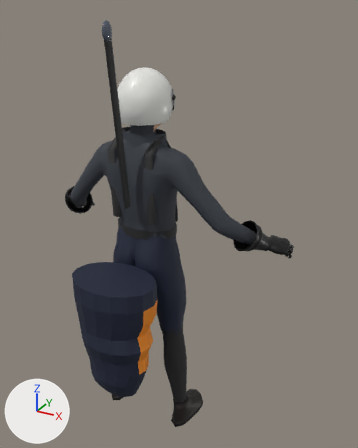
The Blender file assets/source/pilot.blend, before and after one commit.
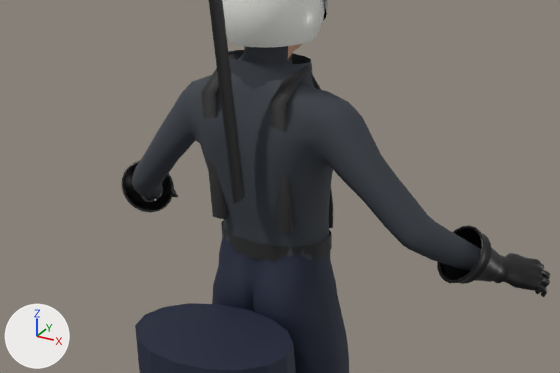
There are two pictures of each version: one whole from a camera (50 mm lens) standing at (1.182, -1.597, 0.056) and looking at (0.14, 0.298, -0.891), one close up on the part from 0% to 83% of the width and 22% to 67% of the height. Arrows for +X, +Y and +Z are at lower left; the lights stay in place. The last two pictures show the newer version.

Objects in the first close-up: 'Helmet', 'PilotBody'.
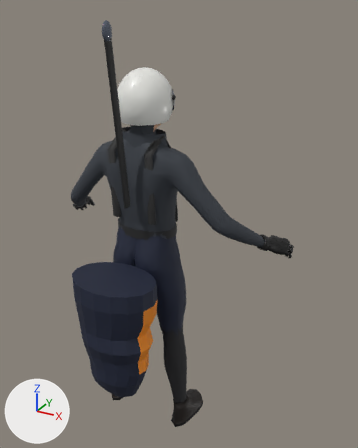
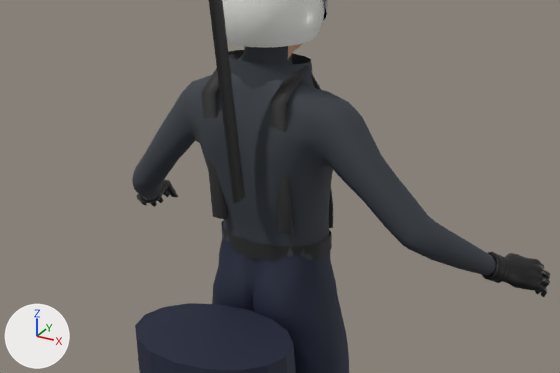
Edits to the bpy script that builds the scene:
```text
Add mat_jacketsleeve:
    mat_jacketsleeve = principled_material('JacketSleeve')
    mat_jacketsleeve.base_color = (0.0397, 0.047, 0.0593)  # dark grey #383d45
    mat_jacketsleeve.roughness = 0.8
Change me_pilotbody:
    used by ob_pilotbody; location = (0.0, 0.0, 0.0)
    remove me_pilotbody.from_pydata(...)  # 5544 vertices, 7622 faces; spans x -0.65..0.65, y -0.2..0.54, z -2.0..0.01
    add me_pilotbody.from_pydata(...)  # 5144 vertices, 7226 faces; spans x -0.65..0.65, y -0.2..0.54, z -2.0..0.01
    me_pilotbody part 1: 33 vertices moved from x 0.48..0.56, y 0.33..0.41, z -0.97..-0.89 to x 0.5..0.56, y 0.36..0.41, z -0.96..-0.9; 246 vertices removed from x 0.41..0.56, y 0.26..0.41, z -0.97..-0.82; 46 vertices added at x 0.5..0.56, y 0.36..0.42, z -0.97..-0.9
    me_pilotbody part 2: 66 vertices moved from x -0.56..-0.46, y 0.32..0.41, z -0.97..-0.87 to x -0.56..-0.5, y 0.36..0.41, z -0.96..-0.9; 211 vertices removed from x -0.56..-0.41, y 0.26..0.4, z -0.96..-0.82; 11 vertices added at x -0.56..-0.5, y 0.37..0.42, z -0.97..-0.9
    add me_pilotbody.materials.append(mat_jacketsleeve)  # dark grey #383d45
```

Boxes [x1, y1, x2, y2] around the edits, measured in the close-ups (560 x 373 px):
'PilotBody', reshaped: before [122, 0, 550, 373]; after [132, 0, 550, 373]
part 1 of me_pilotbody, cut back: before [437, 225, 508, 284]; after [482, 252, 508, 283]
part 2 of me_pilotbody, cut back: before [122, 161, 174, 212]; after [140, 186, 163, 203]
